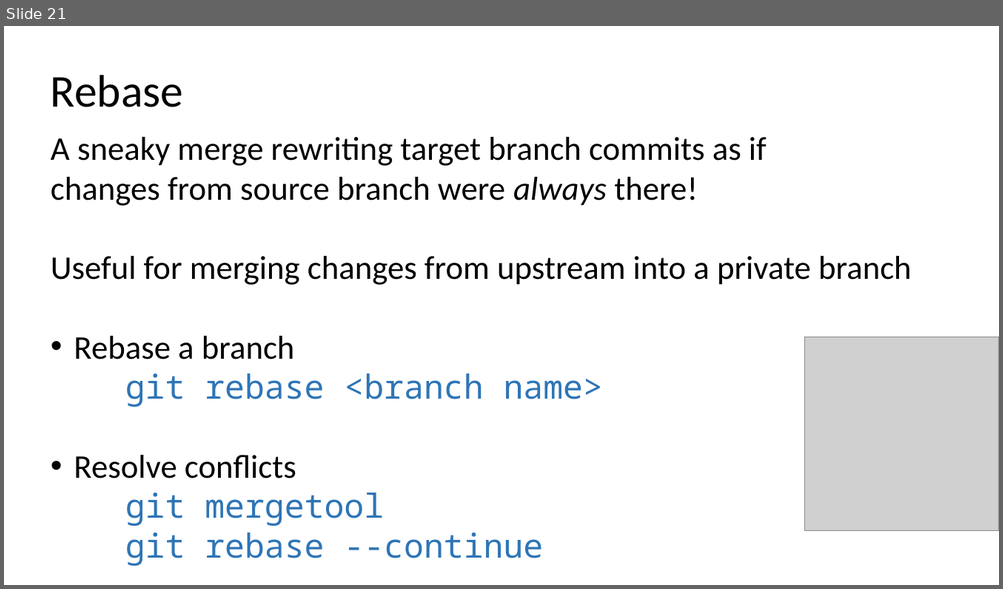
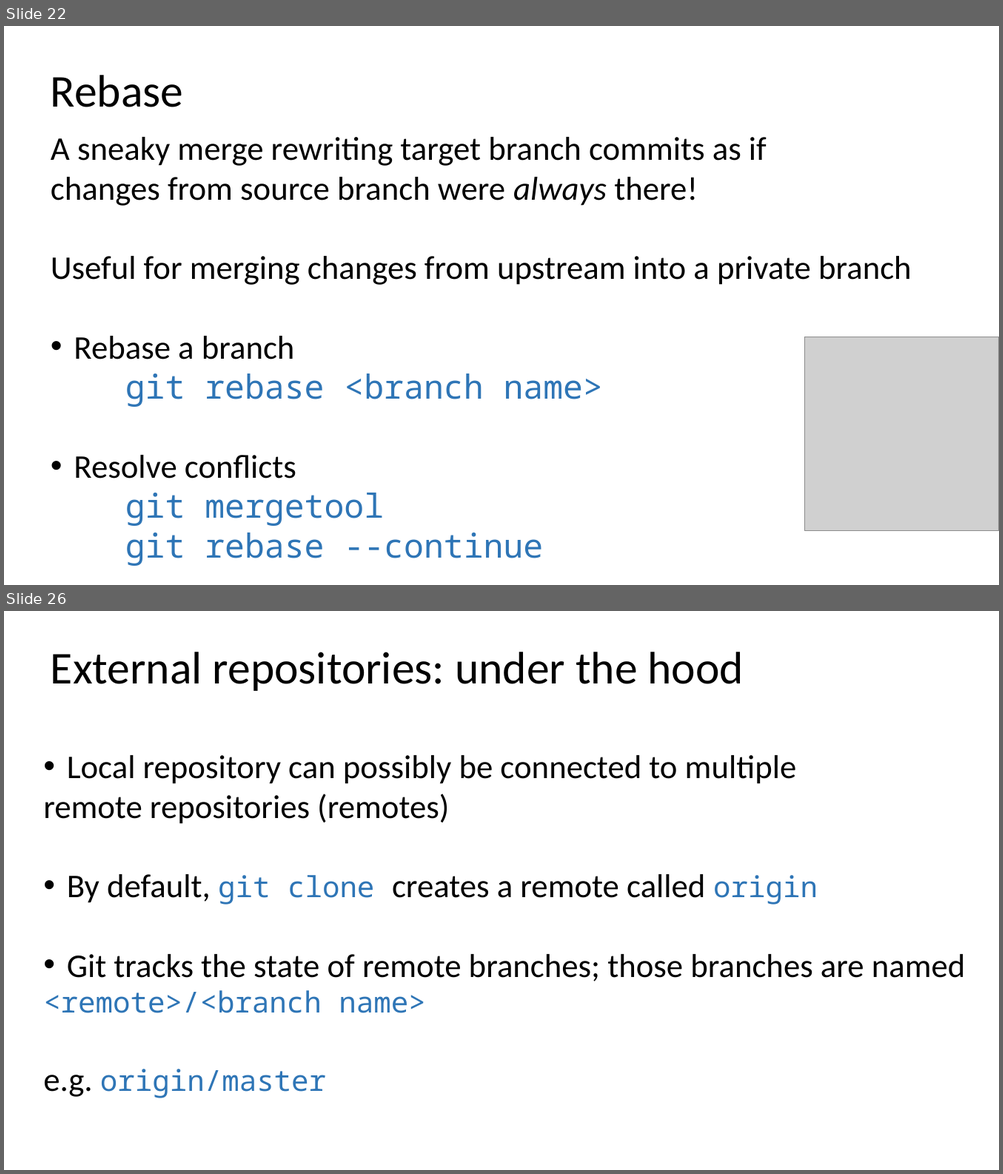
Before and after one commit to ogvolkov/git-101, a slide deck: git101.pptx. Shown one above the other, each under a label of ours: slide 21 before the commit, slides 22 and 26 after it; the slides between them are not shown. The pictures are 1003x589 and 1003x1174 pixels, drawn with LibreOffice and Linux fonts; fonts in the diff are those of the drawing; grey boxes stand for pictures. Boxes give left, top, right and bottom in pixels: in the first picture for what was removed or moved away, otherwise in the second. Text is boxed around its words. In the diff, an @@ line names an element or a change of style, - is before the commit and + after.

Commit message:
More about remotes and additional commit stuff

```diff
--- a/git101.pptx
+++ b/git101.pptx
@@ slide 26 added at box(4, 611, 999, 1170), background #FFFFFF @@
@@ text added at box(51, 652, 744, 691), 44 pt, text #000000 @@
+External repositories: under the hood
@@ text added at box(43, 755, 965, 1099), 32 pt, text #000000 @@
+• Local repository can possibly be connected to multiple
+remote repositories (remotes)
+• By default, git clone creates a remote called origin
+• Git tracks the state of remote branches; those branches are named
+<remote>/<branch name>
+e.g. origin/master
@@ line added from (132, 815) to (134, 957), #FFFFFF 4.5 pt dashed @@
@@ what was slide 21 is now slide 22 @@
```
Also in this commit, not shown: 2 slides changed, 7 other slides added.
